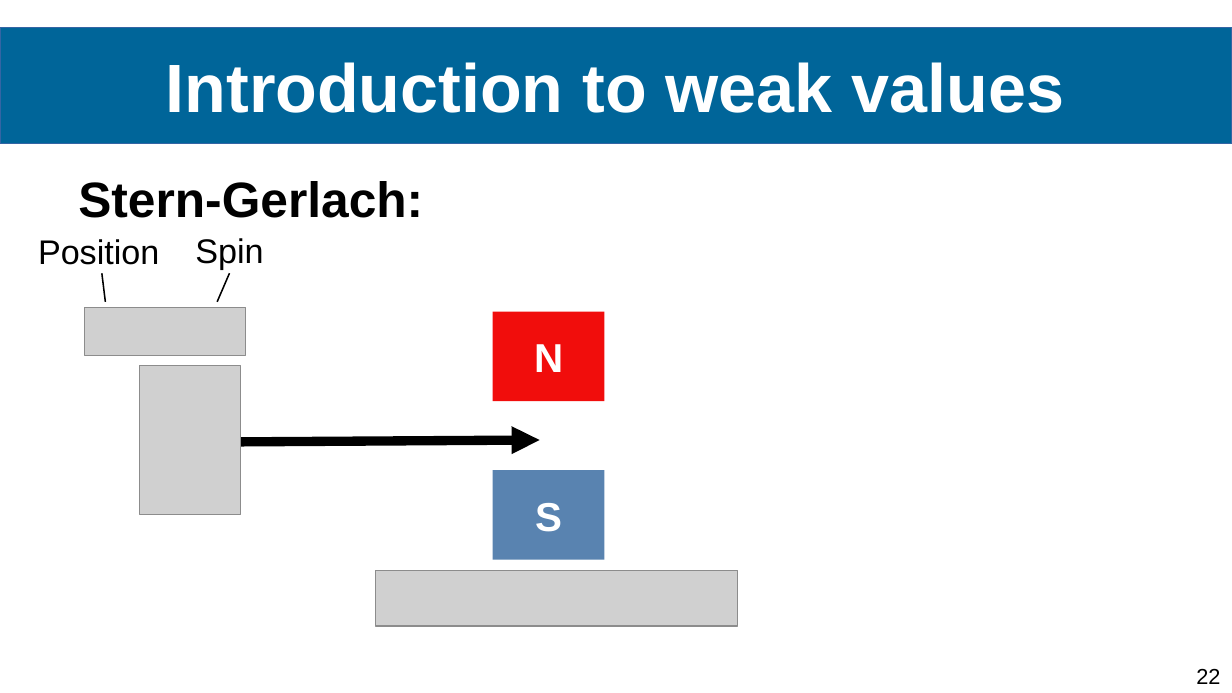
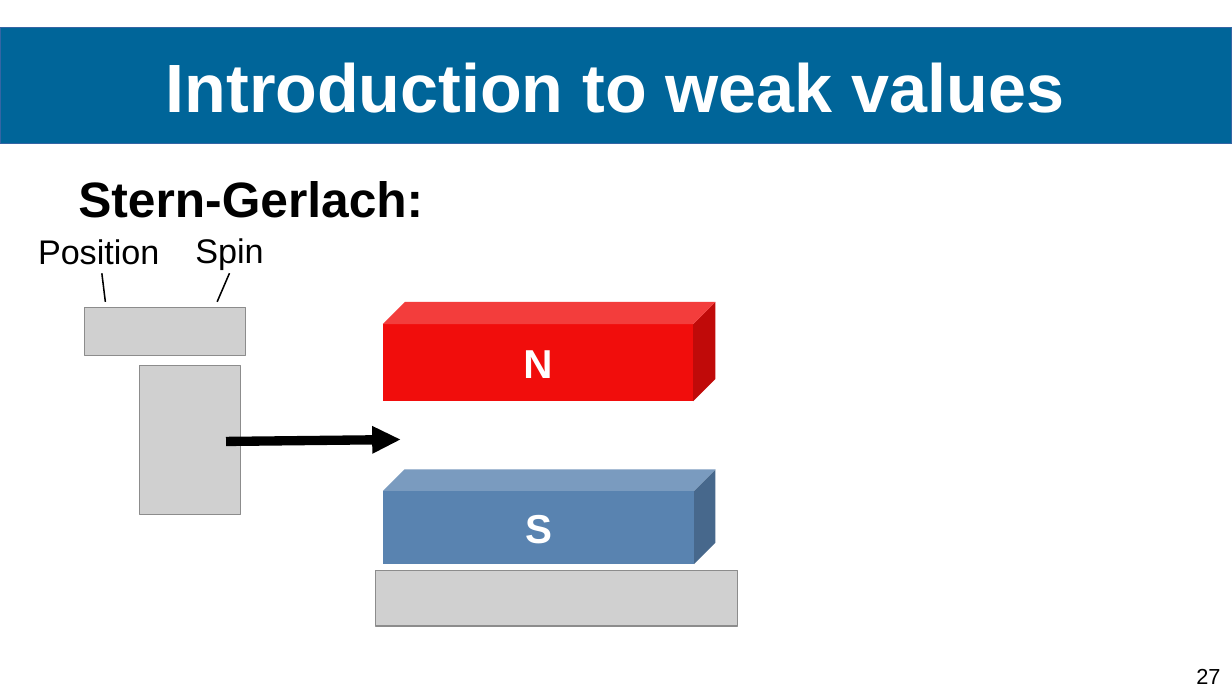
Before and after one commit to Ismaele-vincent/PhD, a slide deck: slide 27 of 2024/Conference abstract/Conference FOMO/Presentation FOMO 2024.odp (slide 22 before the commit). Drawn at 1232x693 pixels with LibreOffice and Linux fonts; fonts in the diff are those of the drawing; grey boxes stand for pictures; background and template pictures are left out. Boxes give left, top, right and bottom in pixels: in the first picture for what was removed or moved away, otherwise in the second. Text is boxed around its words. In the diff, an @@ line names an element or a change of style, - is before the commit and + after.

```diff
--- a/2024/Conference abstract/Conference FOMO/Presentation FOMO 2024.odp
+++ b/2024/Conference abstract/Conference FOMO/Presentation FOMO 2024.odp
@@ cube "N" at (382, 302, 715, 401): rectangle to cube @@
@@ cube "N": place and size @@
-cube "N" at (493, 312, 605, 401)
+cube "N" at (382, 302, 715, 401)
@@ arrow moved from (228, 442) - (540, 440) to (226, 442) - (400, 439) @@
@@ cube "S": place and size @@
-cube "S" at (493, 471, 605, 560)
+cube "S" at (383, 470, 715, 565)
@@ cube "S" at (383, 470, 715, 565): rectangle to cube @@
@@ page number at (1196, 669, 1220, 684): text changed @@
-22
+27
```
Also in this commit, not shown: 10 other slides changed, 14 slides added, 6 other files.
